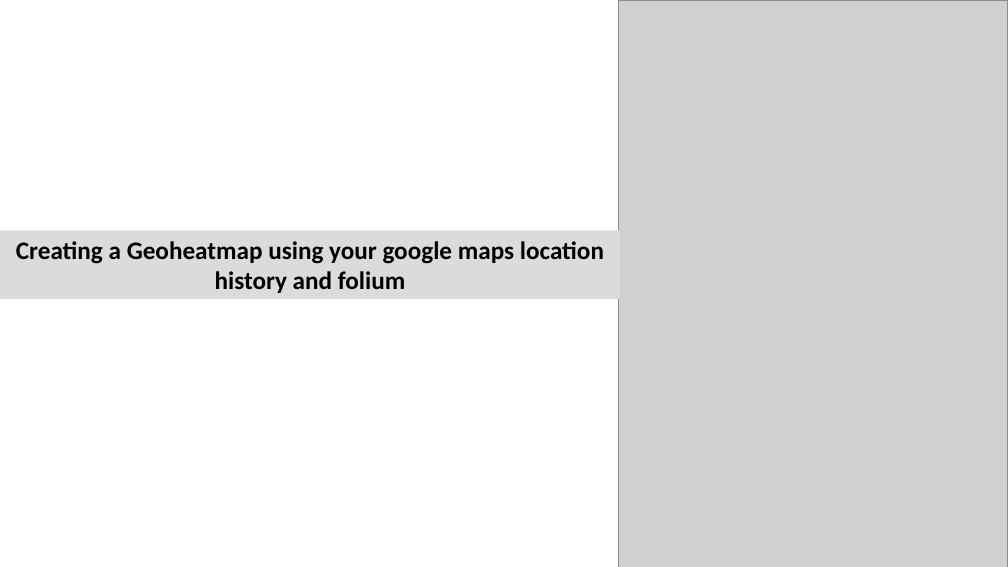
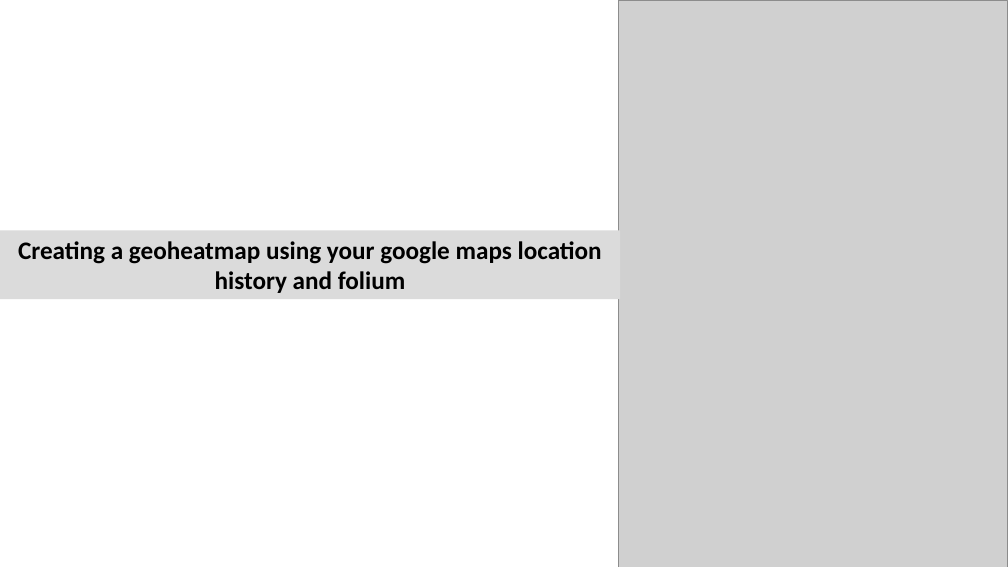
Before and after one commit to castillogo/Geo_heatmap, a slide deck: slide 1 of IntroductionGeoHeatmapLecture.pptx. Drawn at 1008x567 pixels with LibreOffice and Linux fonts; fonts in the diff are those of the drawing; grey boxes stand for pictures. Boxes give left, top, right and bottom in pixels: in the first picture for what was removed or moved away, otherwise in the second. Text is boxed around its words. In the diff, an @@ line names an element or a change of style, - is before the commit and + after.

```diff
--- a/IntroductionGeoHeatmapLecture.pptx
+++ b/IntroductionGeoHeatmapLecture.pptx
@@ text in rectangle at <box>18,241,602,293</box>: text changed @@
-Creating a Geoheatmap using your google maps location history and folium
+Creating a geoheatmap using your google maps location history and folium
```
Also in this commit, not shown: 2 other files.
